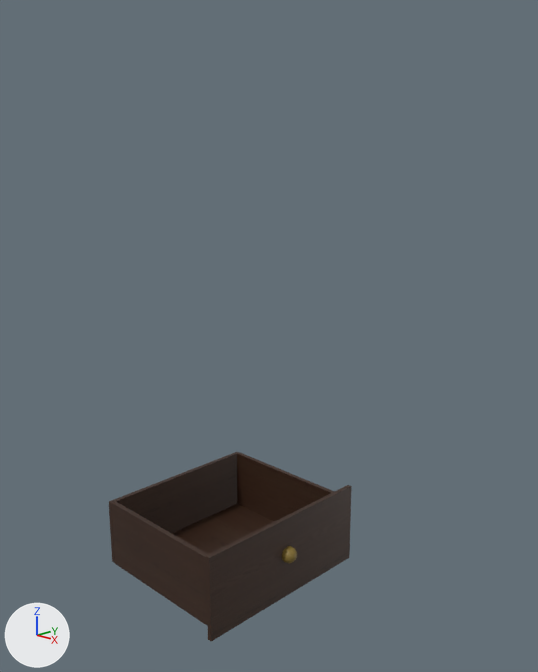
The Blender file CasaProyecto/Models/buro/cajon.blend as it was, and as the next commit left it.
The view is the same before and after, from a camera (50 mm lens) standing at (4.33, -3.82, 3.61) and looking at (0.18, 0.38, 2.08). The axes (+X, +Y, +Z) are drawn at lower left. The lights are the same throughout.

Names of what the first picture shows: 'Cubo.001', 'Cubo.002', 'Cubo.003', 'Cubo.005', 'Cubo.007', 'Esfera'.
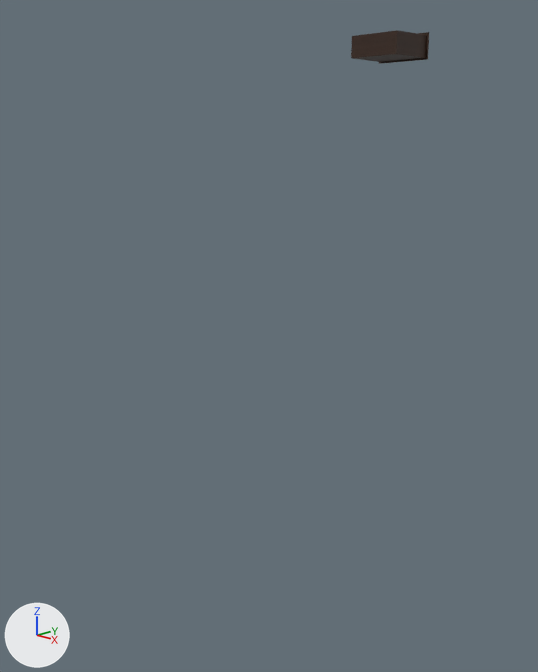
Patch to the scene script:
```diff
--- a/CasaProyecto/Models/buro/cajon.blend.py
+++ b/CasaProyecto/Models/buro/cajon.blend.py
@@ me_esfera @@
 # used by ob_esfera; location = (0.77, 0.0, 0.49); rotation_euler = (0.0, 0.0, 0.0541), in degrees (0, 0, 3.1); scale = (0.0654, 0.0654, 0.0654)
-me_esfera.from_pydata(...)  # 314 vertices, 320 faces; spans x -0.51..0.97, y -0.97..0.97, z -0.98..0.98
+me_esfera.from_pydata(...)  # 3826 vertices, 3822 faces; spans x -21.54..0.97, y -12.12..12.24, z -5.71..4.63
+# me_esfera part 1: a new loose piece of 1744 vertices spanning x -21.54..-19.76, y -10.06..12.24, z -5.08..3.47, in mat_material_006 (picture img_madera_jpg_001)
+# me_esfera part 2: a new loose piece of 1744 vertices spanning x -1.53..0.36, y -12.12..12.12, z -5.71..4.63, in mat_material_004 (picture img_madera_jpg)
+# me_esfera part 3
+# 16 vertices are added at x -20.97..-0.17, y -11.11..12.17, z -5.13..-4.52
+# 8 new vertices lie (0.0, 0.0, 8.67) away from vertices in x -20.97..-0.17, y -11.11..12.17, z -5.13
+# 6 new faces join them, mat_material_001 (picture img_madera_jpg)
+# 6 new faces join them, mat_material_002 (picture img_madera_jpg)
+# 6 new faces join them, mat_material_003 (picture img_madera_jpg)
 me_esfera.materials.append(mat_material_005)
+me_esfera.materials.append(mat_material_001)  # picture img_madera_jpg
+me_esfera.materials.append(mat_material_002)  # picture img_madera_jpg
+me_esfera.materials.append(mat_material_006)  # picture img_madera_jpg_001
+me_esfera.materials.append(mat_material_003)  # picture img_madera_jpg
+me_esfera.materials.append(mat_material_004)  # picture img_madera_jpg
@@ ob_cubo_001 @@
-ob_cubo_001 = bpy.data.objects.new('Cubo.001', me_cubo_001)
-ob_cubo_001.location = (0.08, -0.71, 0.44)
-ob_cubo_001.scale = (0.641, 0.0187, 0.284)
@@ ob_cubo_002 @@
-ob_cubo_002 = bpy.data.objects.new('Cubo.002', me_cubo_002)
-ob_cubo_002.location = (0.08, 0.71, 0.44)
-ob_cubo_002.scale = (0.641, 0.0187, 0.284)
@@ ob_cubo_005 @@
-ob_cubo_005 = bpy.data.objects.new('Cubo.005', me_cubo_005)
-ob_cubo_005.location = (0.08, 0.0, 0.18)
-ob_cubo_005.rotation_euler = (1.571, 0.0, 0.0)  # degrees (90, 0, 0)
-ob_cubo_005.scale = (0.641, 0.0187, 0.691)
@@ ob_cubo_007 @@
-ob_cubo_007 = bpy.data.objects.new('Cubo.007', me_cubo_007)
-ob_cubo_007.location = (0.74, 0.0, 0.45)
-ob_cubo_007.rotation_euler = (1.571, 1.571, 0.0)  # degrees (90, 90, 0)
-ob_cubo_007.scale = (0.338, 0.0187, 0.793)
@@ ob_esfera @@
 ob_esfera = bpy.data.objects.new('Esfera', me_esfera)
-ob_esfera.location = (0.77, 0.0, 0.49)
-ob_esfera.rotation_euler = (0.0, 0.0, 0.0541)  # degrees (0, 0, 3.1)
-ob_esfera.scale = (0.0654, 0.0654, 0.0654)
+ob_esfera.location = (0.0, 0.0, 0.0)
+ob_esfera.delta_location = (0.565, 1.551, 4.355)
+ob_esfera.delta_rotation_euler = (0.0, 0.0, 1.625)
+ob_esfera.delta_scale = (0.0195, 0.0195, 0.0195)
@@ ob_cubo_003 @@
-ob_cubo_003 = bpy.data.objects.new('Cubo.003', me_cubo_003)
-ob_cubo_003.location = (-0.58, 0.0, 0.44)
-ob_cubo_003.rotation_euler = (1.571, 1.571, 0.0)  # degrees (90, 90, 0)
-ob_cubo_003.scale = (0.28, 0.0187, 0.729)
```

Boxes (x1, y1, x2, y2) around the edits, measured in the pictures (538 x 672 px):
'Cubo.007', deleted: before (206, 485, 352, 641)
'Cubo.001', deleted (brown): before (111, 501, 208, 626)
'Cubo.003', deleted: before (109, 452, 239, 563)
'Cubo.002', deleted (brown): before (237, 452, 334, 521)
'Cubo.005', deleted (brown): before (172, 504, 275, 555)
'Esfera', reshaped, moved, turned, rescaled: before (282, 546, 297, 563); after (351, 30, 429, 64)
part 1 of me_esfera, added (brown): after (351, 30, 398, 58)
part 2 of me_esfera, added: after (379, 32, 429, 64)
part 3 of me_esfera, added: after (352, 30, 426, 62)
